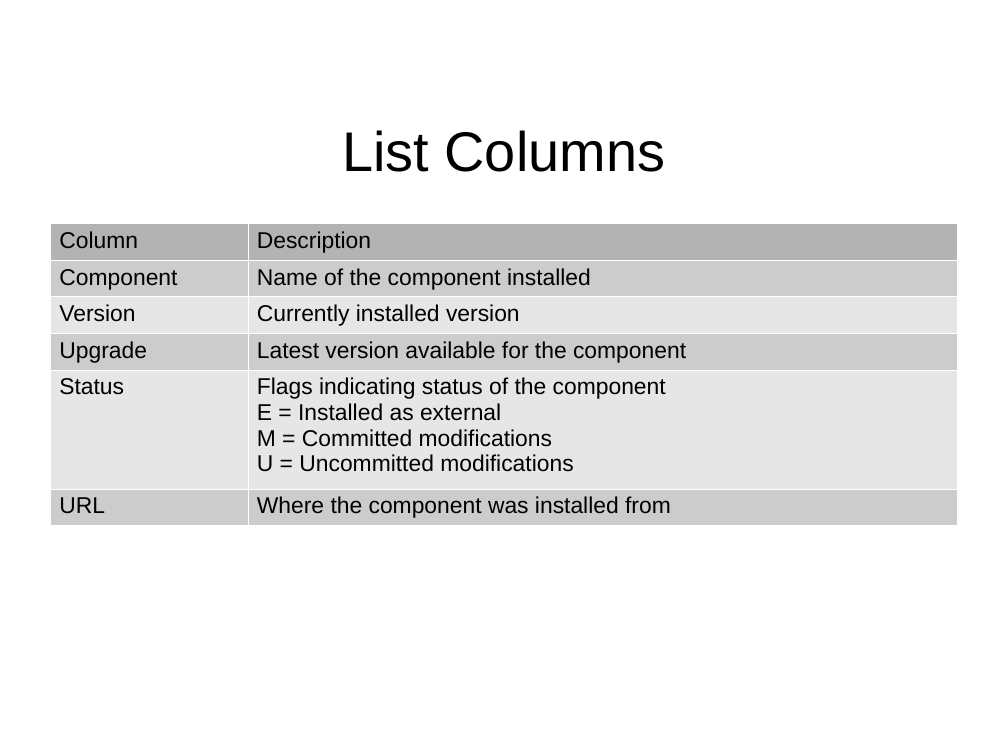
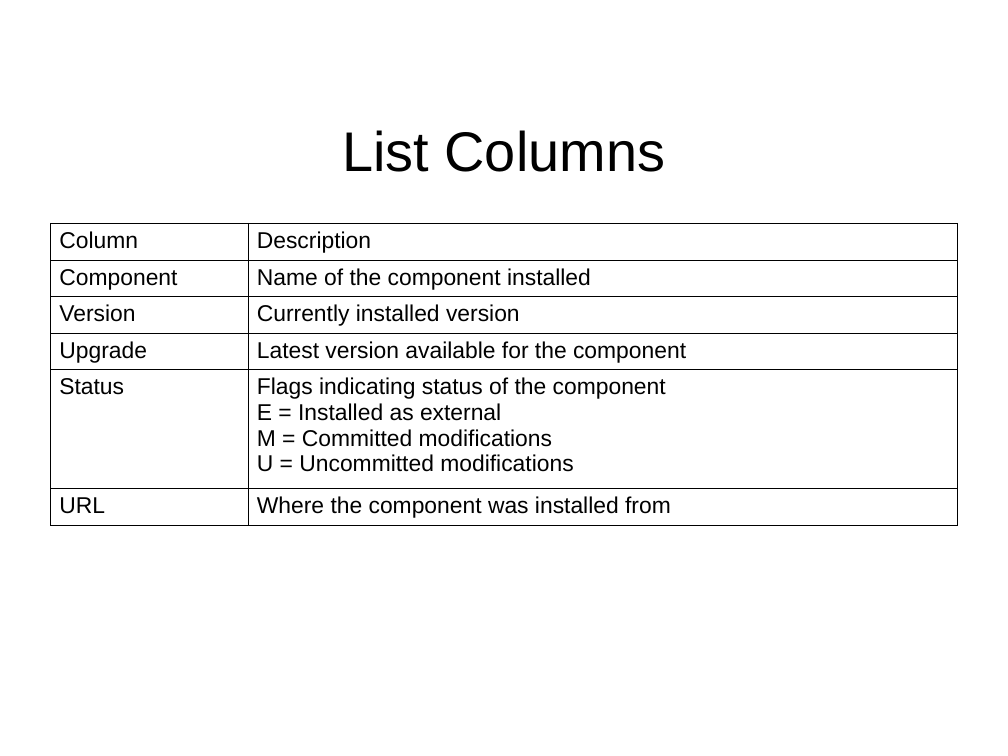
Before and after one commit to jeremiah-c-leary/hdl-component-manager, a slide deck: slide 12 of docs/presentations/hdl-component-manager.odp (slide 10 before the commit). Drawn at 1008x756 pixels with LibreOffice and Linux fonts; fonts in the diff are those of the drawing; background and template pictures are left out. Boxes give left, top, right and bottom in pixels: in the first picture for what was removed or moved away, otherwise in the second. Text is boxed around its words. In the diff, an @@ line names an element or a change of style, - is before the commit and + after.

```diff
--- a/docs/presentations/hdl-component-manager.odp
+++ b/docs/presentations/hdl-component-manager.odp
@@ table at (50,223,958,522) @@
@@ fill #B3B3B3 to none in row 1 @@
@@ fill #CCCCCC to none in 6 cells @@
@@ fill #E6E6E6 to none in 4 cells @@
@@ borders changed @@
```
Also in this commit, not shown: 8 other slides changed, 3 slides added, 1 slide removed.
